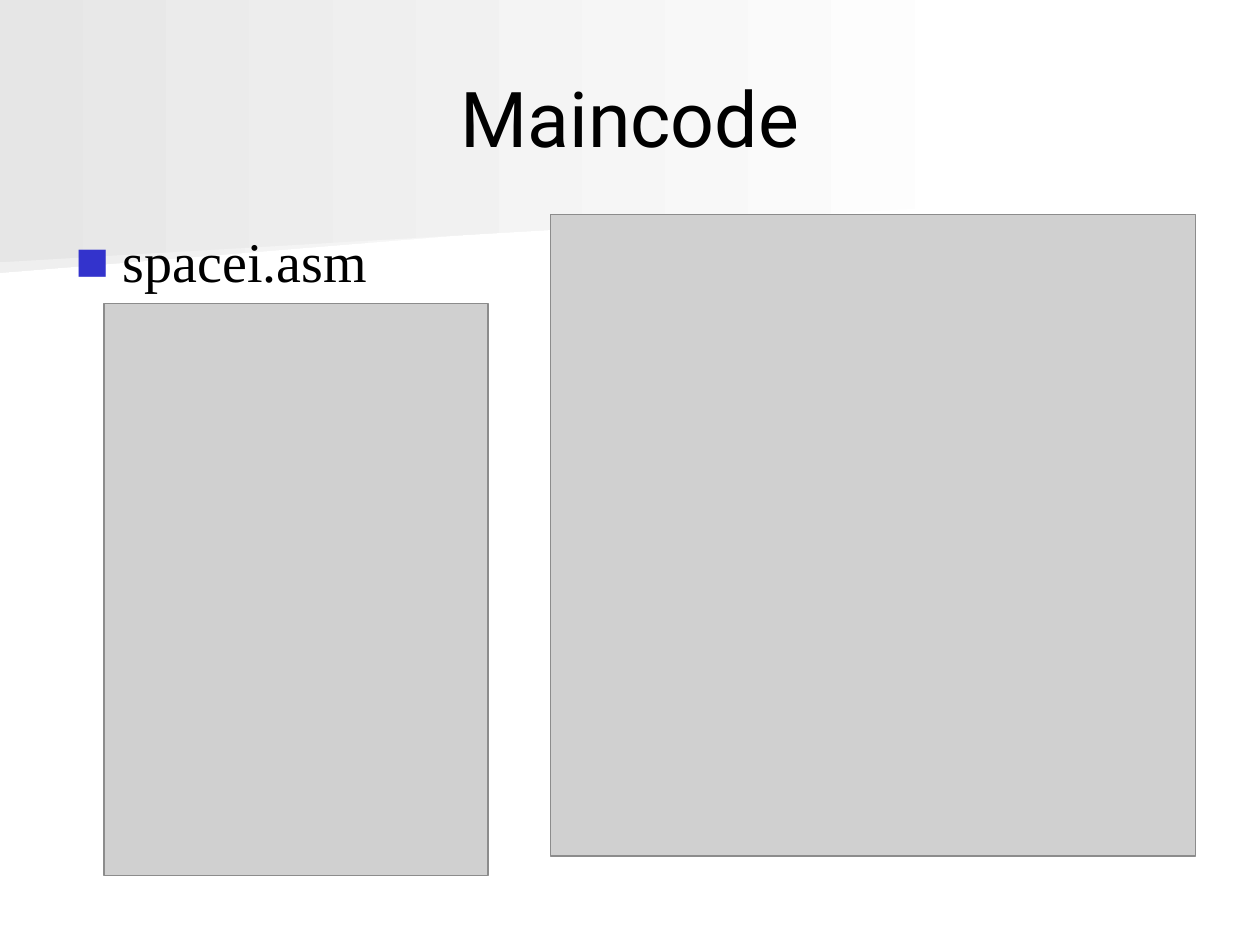
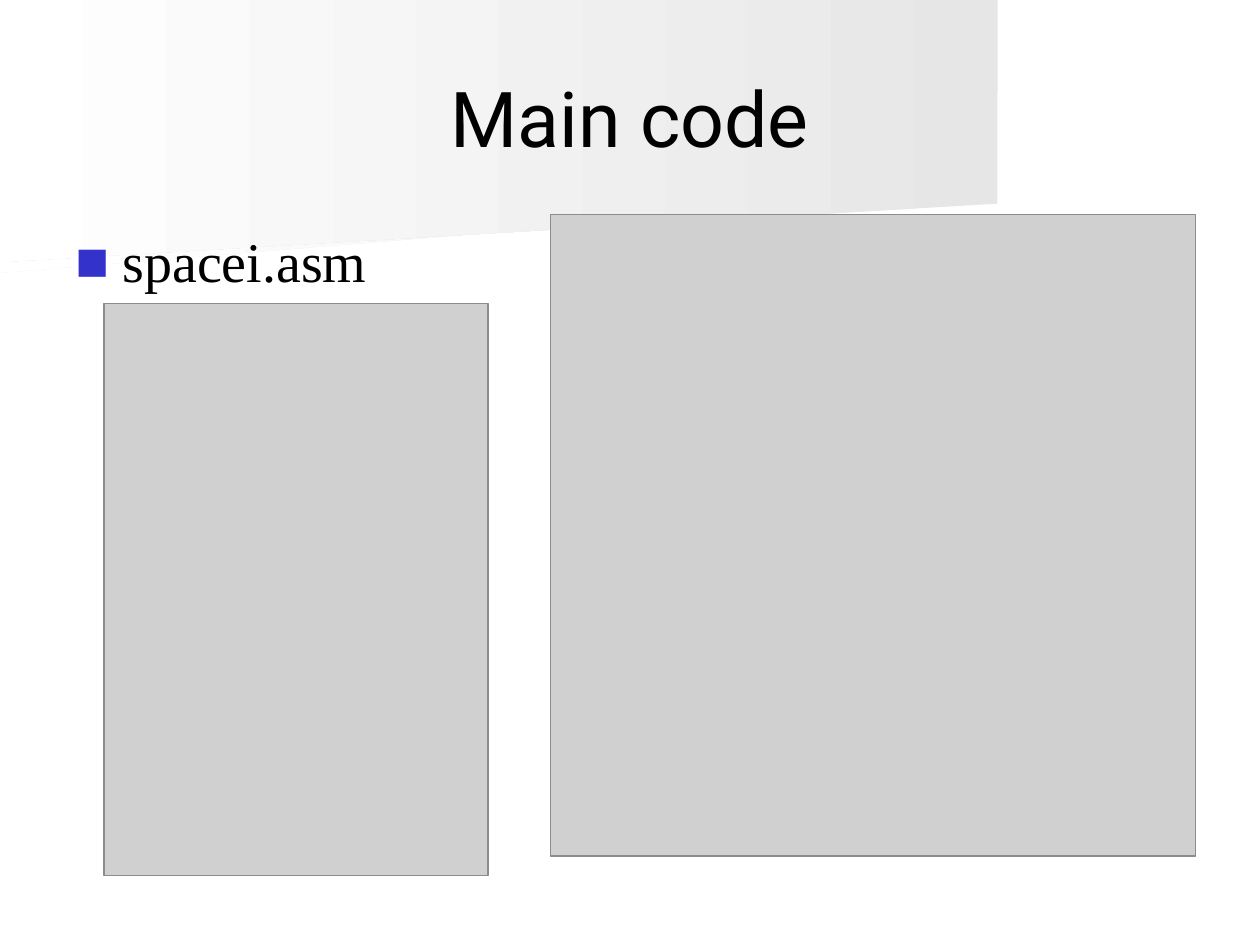
Before and after one commit to angryzor/space_invaders_8086, a slide deck: slide 44 of Presentatie.ppt (slide 43 before the commit). Drawn at 1260x945 pixels with LibreOffice and Linux fonts; fonts in the diff are those of the drawing; grey boxes stand for pictures. Boxes give left, top, right and bottom in pixels: in the first picture for what was removed or moved away, otherwise in the second. Text is boxed around its words. In the diff, an @@ line names an element or a change of style, - is before the commit and + after.

```diff
--- a/Presentatie.ppt
+++ b/Presentatie.ppt
@@ freeform shape at box(0, 0, 998, 262): fill gradient #FFFFFF to #E6E6E6 to gradient #E6E6E6 to #FFFFFF @@
@@ title at box(451, 89, 808, 148): text changed @@
-Maincode
+Main code
@@ freeform shape at box(0, 127, 982, 272): fill gradient #FFFFFF to #EFEFEF to gradient #EFEFEF to #FFFFFF @@
@@ text "spacei.asm" at box(122, 245, 366, 293): indent changed @@
```
Also in this commit, not shown: 45 other slides changed, 1 slide added.
